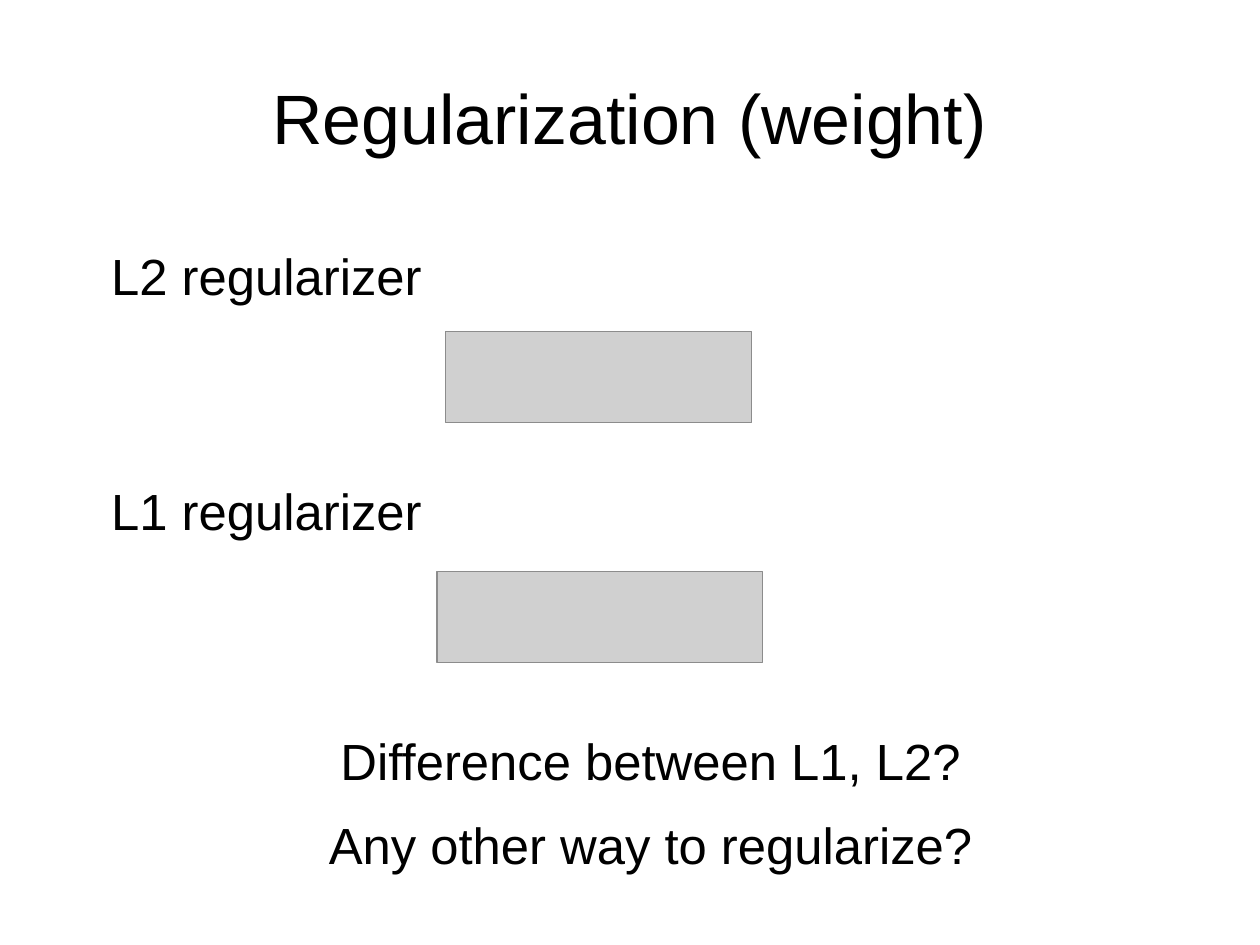
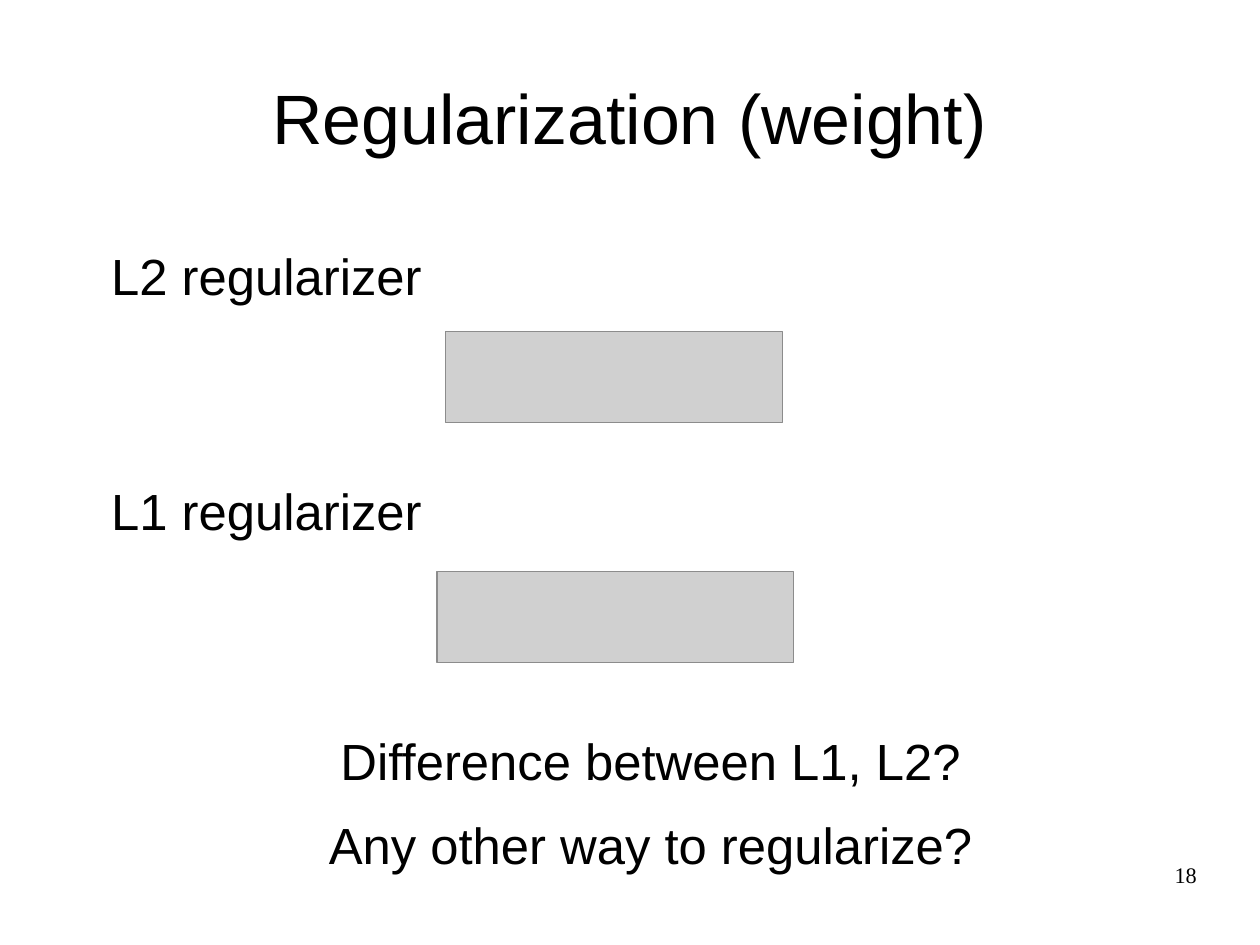
Before and after one commit to yandexdataschool/CSC_deeplearning, a slide deck: slide 18 of day0_am/lecture0.odp (slide 17 before the commit). Drawn at 1260x945 pixels with LibreOffice and Linux fonts; fonts in the diff are those of the drawing; grey boxes stand for pictures. Boxes give left, top, right and bottom in pixels: in the first picture for what was removed or moved away, otherwise in the second. Text is boxed around its words. In the diff, an @@ line names an element or a change of style, - is before the commit and + after.

```diff
--- a/day0_am/lecture0.odp
+++ b/day0_am/lecture0.odp
@@ picture: place and size @@
-picture at <box>446,332,752,423</box>
+picture at <box>446,332,783,423</box>
@@ picture: place and size @@
-picture at <box>437,572,763,663</box>
+picture at <box>437,572,794,663</box>
@@ page number added at <box>1175,868,1197,884</box>, 14 pt, text #000000 @@
+18
```
Also in this commit, not shown: 19 other slides changed, 1 slide added, 3 other files.
